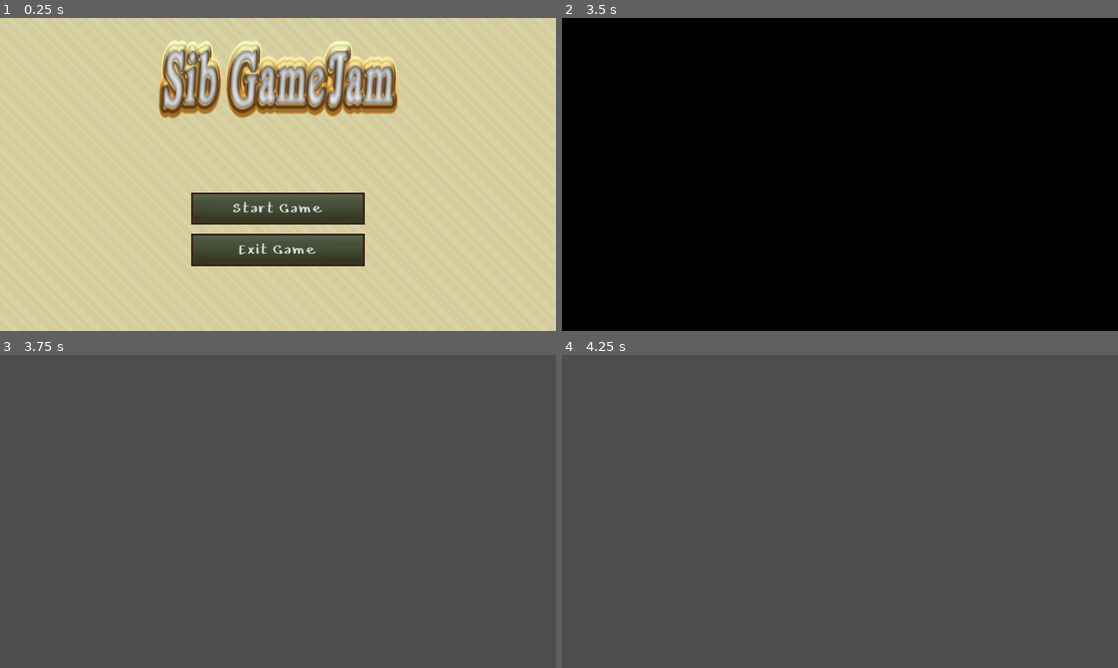
Above: before the commit, frames 1-4 (two rows, left to right).
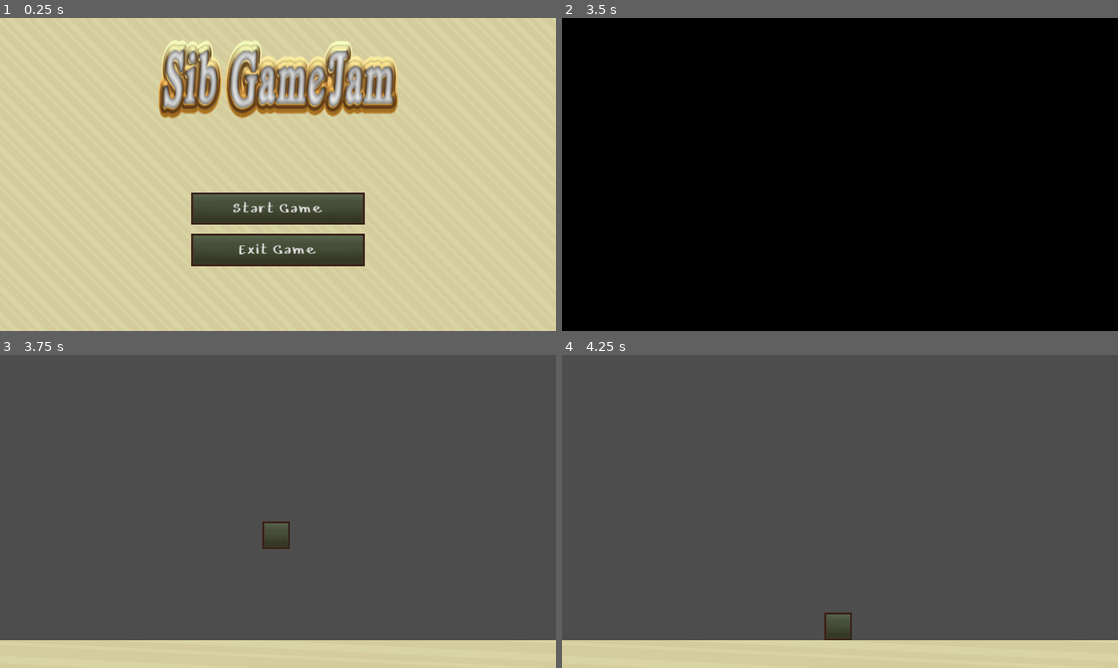
Above: after the commit, the same moments.

Repository: Risminator/Siberian-GameJam
Game: Godot game, scene res://scenes/menus/main_menu.tscn
The game is run twice, just before and just after one commit, with the same random seed, the same clock (stepped at 60 frames per second) and the same inputs.
Inputs (mouse positions are in pixels of both pictures, inside the frame that each line leads up to):
- Up to frame 1 (0.25 s): no input
- Up to frame 2 (3.5 s): click "Start Game" at 0.5 s; move the mouse to (962, 158) at 1.27 s; hold D (move_right) 1.28-2.03 s; click (962, 158) at 1.35 s; move the mouse to (728, 190) at 2.02 s; hold A (move_left) 2.03-2.78 s; click (728, 190) at 2.1 s; move the mouse to (895, 105) at 2.77 s; hold D (move_right) from 2.78 s (still down); right-click (895, 105) at 2.85 s; click (895, 105) at 3.05 s
- Up to frame 3 (3.75 s): keep holding D (move_right); tap Enter at 3.5 s; move the mouse to (250, 574) at 3.52 s; click (250, 574) at 3.6 s
- Up to frame 4 (4.25 s): keep holding D (move_right)

Frames 1-2 are identical in both runs. In frame 3, 9.2% of the frame differs, in the area x 0-100%, y 53-100%; in frame 4, 9.2%.

Commit message:
feat: unfinished drag n drop

Diff:
--- a/project.godot
+++ b/project.godot
@@ -59,6 +59,10 @@
 ]
 }
 
+[layer_names]
+
+2d_physics/layer_1="Prop"
+
 [rendering]
 
 renderer/rendering_method="gl_compatibility"
--- /dev/null
+++ b/resources/theme_knight_support.tres
@@ -0,0 +1,3 @@
+[gd_resource type="Theme" format=3 uid="uid://dsg8jpdjkqxx4"]
+
+[resource]
--- a/scenes/levels/level.tscn
+++ b/scenes/levels/level.tscn
@@ -1,3 +1,19 @@
-[gd_scene format=3 uid="uid://cof62ugk66gba"]
+[gd_scene load_steps=5 format=3 uid="uid://cof62ugk66gba"]
+
+[ext_resource type="PackedScene" uid="uid://dl1q13bvk2mn4" path="res://scenes/static_prop.tscn" id="1_qj67l"]
+[ext_resource type="Texture2D" uid="uid://yyvel1qwh4jy" path="res://assets/temp/Yellow.png" id="2_1lm6u"]
+[ext_resource type="PackedScene" uid="uid://bfqyao7w8ej5t" path="res://scenes/physics_prop.tscn" id="2_f06o8"]
+[ext_resource type="Texture2D" uid="uid://bsr6hdymcm0nd" path="res://assets/temp/Button_basic.png" id="4_kt81f"]
 
 [node name="Level" type="Node2D"]
+
+[node name="StaticProp" parent="." instance=ExtResource("1_qj67l")]
+position = Vector2(650, 688)
+scale = Vector2(21.12, 1)
+sprite_texture = ExtResource("2_1lm6u")
+
+[node name="PhysicsProp2" parent="." instance=ExtResource("2_f06o8")]
+position = Vector2(636, 358)
+input_pickable = true
+freeze_mode = 1
+sprite_texture = ExtResource("4_kt81f")
--- /dev/null
+++ b/scenes/physics_prop.tscn
@@ -0,0 +1,13 @@
+[gd_scene load_steps=2 format=3 uid="uid://bfqyao7w8ej5t"]
+
+[ext_resource type="Script" path="res://scripts/physics_prop.gd" id="1_0bhd1"]
+
+[node name="PhysicsProp" type="RigidBody2D"]
+script = ExtResource("1_0bhd1")
+
+[node name="Sprite2D" type="Sprite2D" parent="."]
+
+[node name="CollisionPolygon2D" type="CollisionPolygon2D" parent="."]
+
+[connection signal="mouse_entered" from="." to="." method="_on_mouse_entered"]
+[connection signal="mouse_exited" from="." to="." method="_on_mouse_exited"]
--- /dev/null
+++ b/scenes/static_prop.tscn
@@ -0,0 +1,12 @@
+[gd_scene load_steps=2 format=3 uid="uid://dl1q13bvk2mn4"]
+
+[ext_resource type="Script" path="res://scripts/static_prop.gd" id="1_nvv11"]
+
+[node name="StaticProp" type="StaticBody2D"]
+position = Vector2(665, 688)
+script = ExtResource("1_nvv11")
+
+[node name="Sprite" type="Sprite2D" parent="."]
+region_rect = Rect2(2000, 0, 4000, 1344)
+
+[node name="CollisionPolygon2D" type="CollisionPolygon2D" parent="."]
--- /dev/null
+++ b/scripts/physics_prop.gd
@@ -0,0 +1,52 @@
+extends RigidBody2D
+
+@onready var sprite: Sprite2D = $Sprite2D
+@onready var collision_polygon: CollisionPolygon2D = $CollisionPolygon2D
+
+@export var sprite_texture: Texture
+
+const SPEED = 50
+var has_mouse:bool = false
+var prop_taken:bool = false
+
+# Called when the node enters the scene tree for the first time.
+func _ready() -> void:
+	sprite.texture = sprite_texture
+	var bm: BitMap = BitMap.new()
+	bm.create_from_image_alpha(sprite.texture.get_image())
+	var rect: Rect2 = Rect2(0, 0, sprite.texture.get_width(), sprite.texture.get_height())
+	var my_array: Array[PackedVector2Array] = bm.opaque_to_polygons(rect)
+
+	# Create the polygon
+	var pointArr = PackedVector2Array()
+	for p in my_array[0]:
+		pointArr.append(p)
+	collision_polygon.polygon = pointArr
+
+	# Place the polygon at sprite location
+	# We need to offset by width and height because sprite position is from the center, whereas the polygon position is from the top left
+	collision_polygon.position = sprite.position - Vector2(sprite.texture.get_width()/2, sprite.texture.get_height()/2)
+
+func _process(delta):
+	if has_mouse and !prop_taken and Input.is_action_just_pressed("lmb"):
+		set_taken(true)
+	elif prop_taken and Input.is_action_just_pressed("lmb"):
+		set_taken(false)
+
+	if prop_taken:
+		var direction = global_position.direction_to(get_global_mouse_position())
+		linear_velocity = SPEED * direction
+		#move_and_collide()
+		global_position = global_position.lerp(get_global_mouse_position(), SPEED*delta)
+
+
+func _on_mouse_entered() -> void:
+	has_mouse = true
+
+
+func _on_mouse_exited() -> void:
+	has_mouse = false
+
+func set_taken(taken: bool) -> void:
+	prop_taken = taken
+	freeze = taken
--- /dev/null
+++ b/scripts/static_prop.gd
@@ -0,0 +1,24 @@
+extends StaticBody2D
+
+@onready var sprite: Sprite2D = $Sprite
+@onready var collision_polygon: CollisionPolygon2D = $CollisionPolygon2D
+
+@export var sprite_texture: Texture
+
+# Called when the node enters the scene tree for the first time.
+func _ready() -> void:
+	sprite.texture = sprite_texture
+	var bm: BitMap = BitMap.new()
+	bm.create_from_image_alpha(sprite.texture.get_image())
+	var rect: Rect2 = Rect2(0, 0, sprite.texture.get_width(), sprite.texture.get_height())
+	var my_array: Array[PackedVector2Array] = bm.opaque_to_polygons(rect)
+
+	# Create the polygon
+	var pointArr = PackedVector2Array()
+	for p in my_array[0]:
+		pointArr.append(p)
+	collision_polygon.polygon = pointArr
+
+	# Place the polygon at sprite location
+	# We need to offset by width and height because sprite position is from the center, whereas the polygon position is from the top left
+	collision_polygon.position = sprite.position - Vector2(sprite.texture.get_width()/2, sprite.texture.get_height()/2)
Binary file added: assets/temp/rabbit_sheet.png
Not shown, added: assets/temp/rabbit_sheet.png.import
